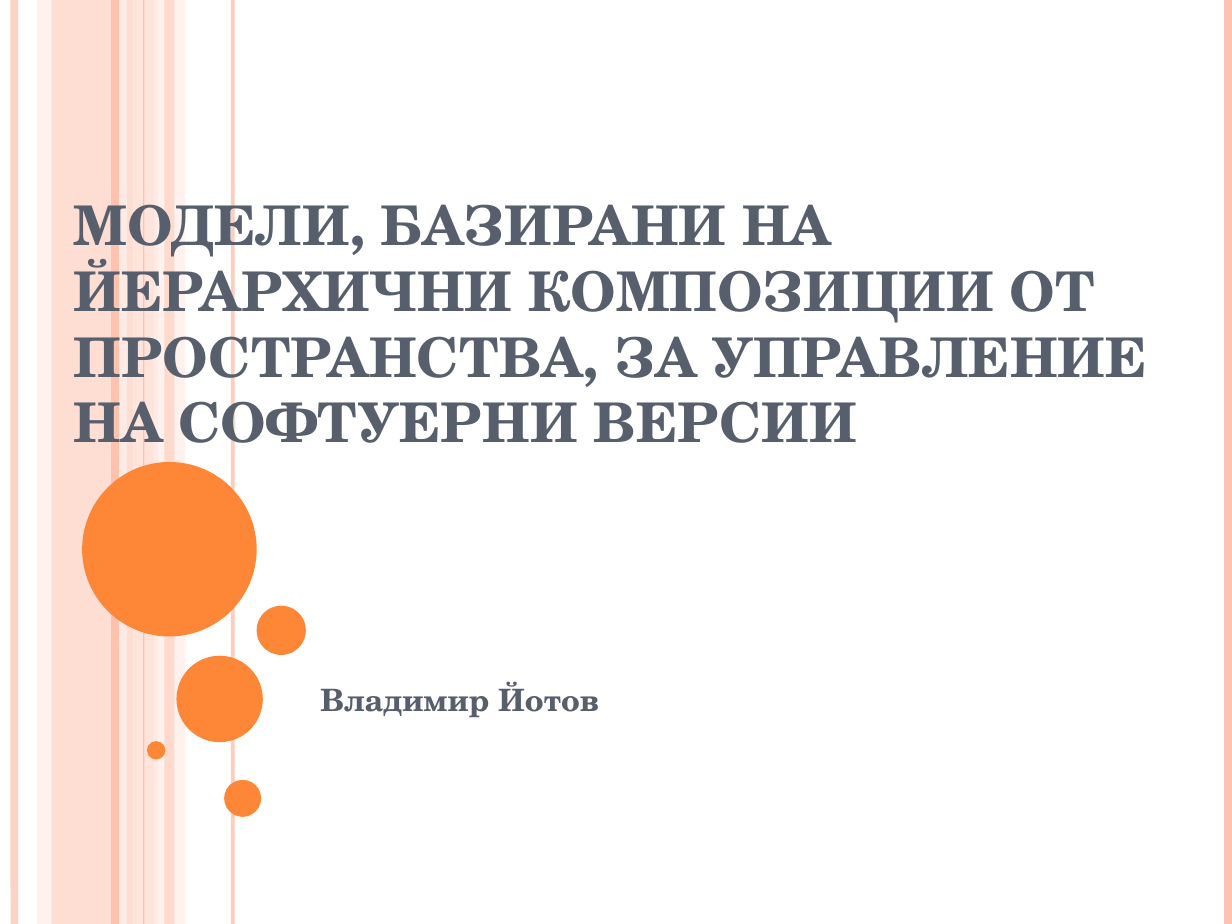
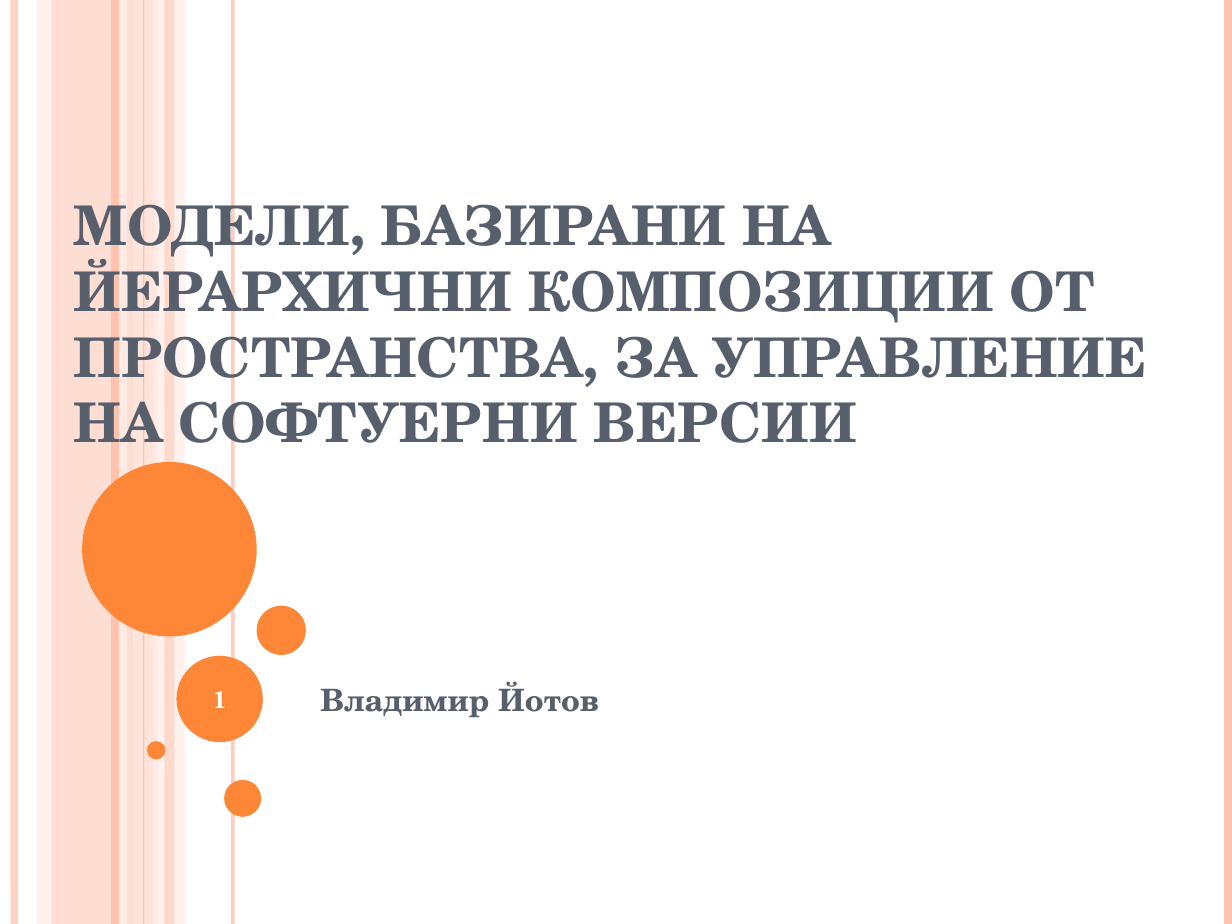
Before and after one commit to vjotov/versia, a slide deck: slide 1 of doc/presentation.ppt. Drawn at 1232x924 pixels with LibreOffice and Linux fonts; fonts in the diff are those of the drawing. Boxes give left, top, right and bottom in pixels: in the first picture for what was removed or moved away, otherwise in the second. Text is boxed around its words. In the diff, an @@ line names an element or a change of style, - is before the commit and + after.

```diff
--- a/doc/presentation.ppt
+++ b/doc/presentation.ppt
@@ page number added at bbox=[213, 691, 227, 708], 14 pt, text #FFFFFF, bold @@
+1
```
Also in this commit, not shown: 13 other slides changed, 5 slides added, 3 slides removed, 4 other files.
